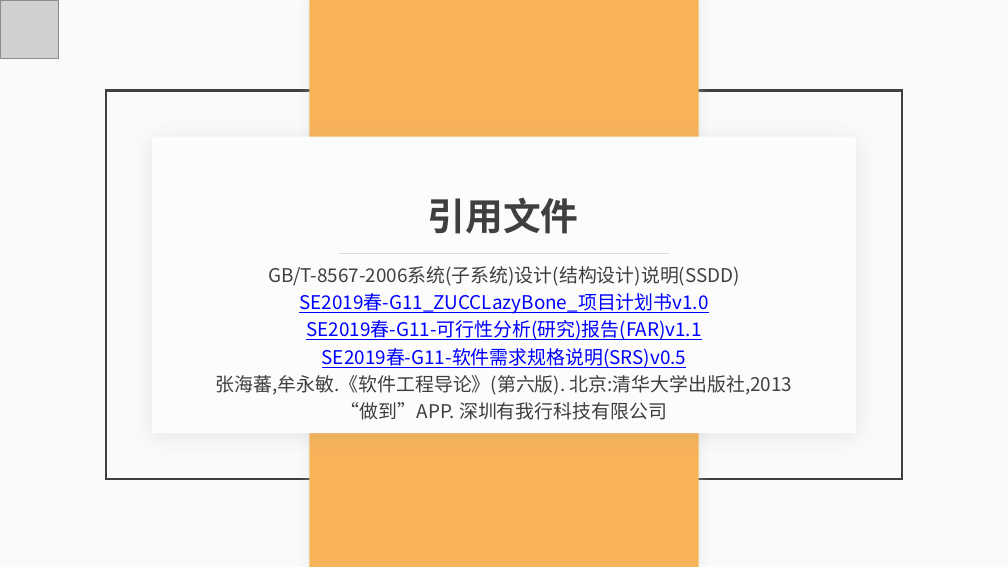
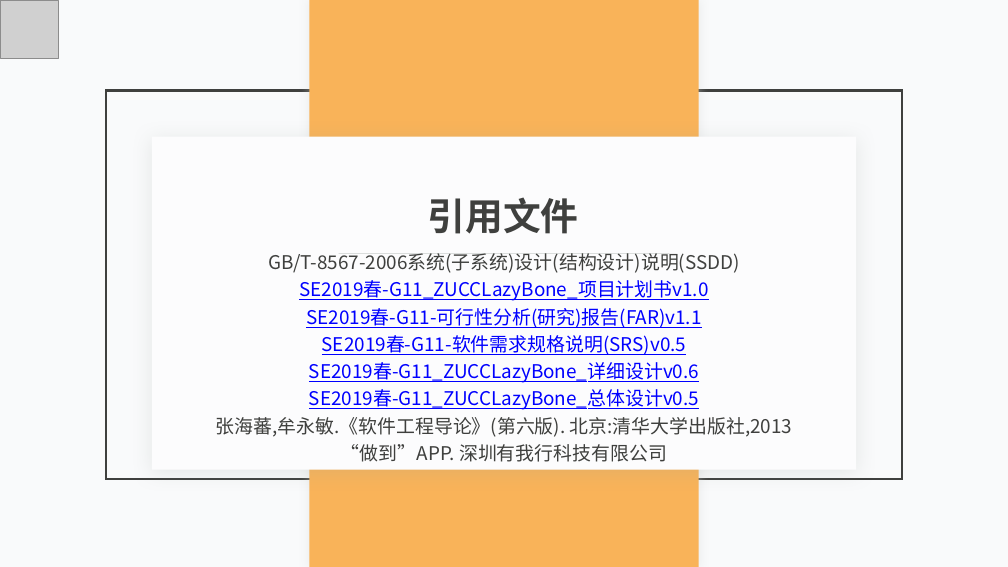
Before and after one commit to lorenzoyoung/ZUCC-Lazy-Bone, a slide deck: slide 6 of 评审PPT/SE2019春-G11-总体设计+详细设计/SE2019春-G11-软件总体+详细设计PPT.pptx. Drawn at 1008x567 pixels with LibreOffice and Linux fonts; fonts in the diff are those of the drawing; grey boxes stand for pictures. Boxes give left, top, right and bottom in pixels: in the first picture for what was removed or moved away, otherwise in the second. Text is boxed around its words. In the diff, an @@ line names an element or a change of style, - is before the commit and + after.

Commit message:
详细设计
23:54:44

```diff
--- a/评审PPT/SE2019春-G11-总体设计+详细设计/SE2019春-G11-软件总体+详细设计PPT.pptx
+++ b/评审PPT/SE2019春-G11-总体设计+详细设计/SE2019春-G11-软件总体+详细设计PPT.pptx
@@ rectangle: place and size @@
-rectangle at box(152, 137, 857, 433)
+rectangle at box(152, 137, 857, 470)
@@ text "GB/T-8567-2006系统(子系统)设计(结构设计)说明(SSDD)": place and size @@
-text "GB/T-8567-2006系统(子系统)设计(结构设计)说明(SSDD)" at box(216, 266, 793, 420)
+text "GB/T-8567-2006系统(子系统)设计(结构设计)说明(SSDD)" at box(216, 253, 793, 462)
@@ text at box(309, 362, 699, 410): paragraphs added @@
+SE2019春-G11_ZUCCLazyBone_详细设计v0.6
+SE2019春-G11_ZUCCLazyBone_总体设计v0.5
```
Also in this commit, not shown: 9 other slides changed, 2 slides added, 13 other files.
